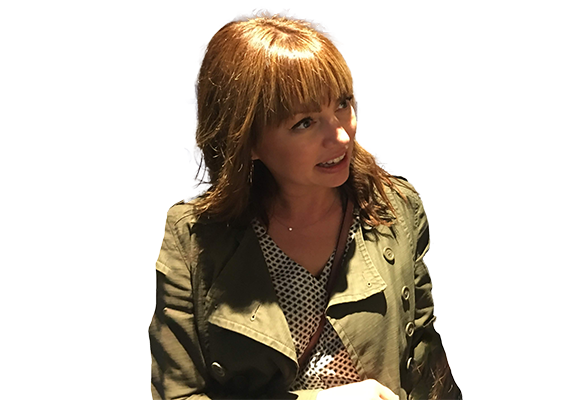
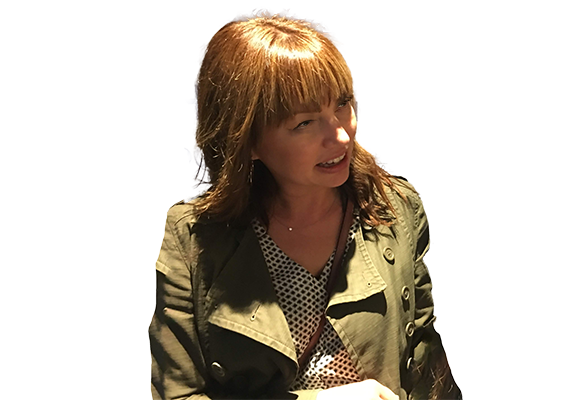
Layer changes from the first (580, 400) image to the second:
added layer "eyes2" above "eyes1" over [286, 90, 360, 135]
painted on "One" over [304, 122, 320, 134]
